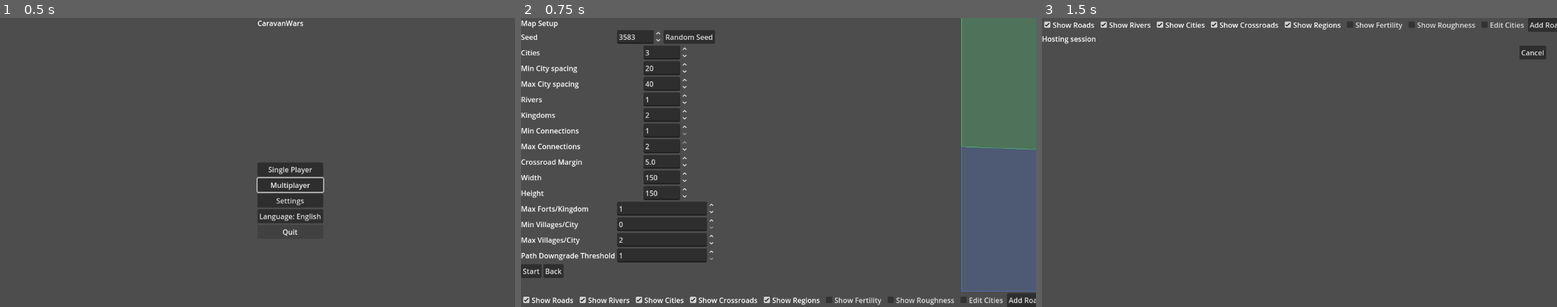
Above: before the commit, frames 1-3 (left to right).
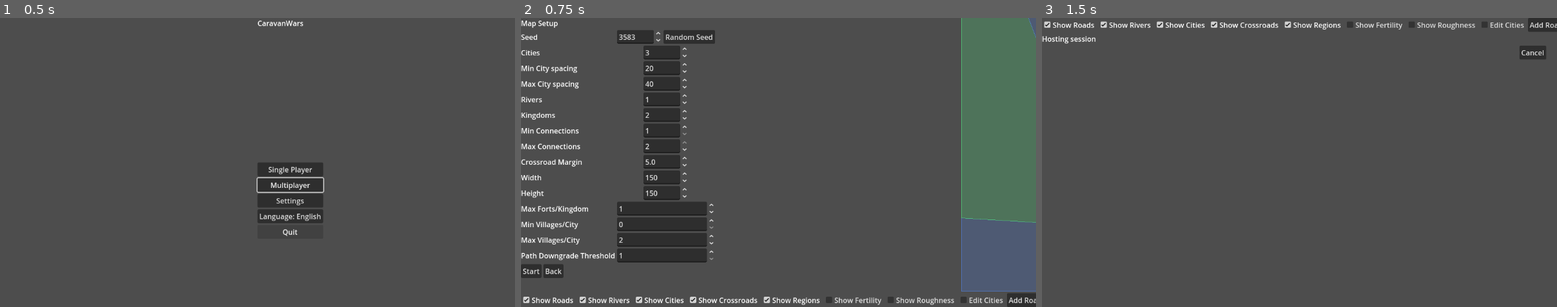
Above: after the commit, the same moments.

Repository: sepa79/CaravanWars
Game: Godot game, scene res://scenes/Main.tscn
The game is run twice, just before and just after one commit, with the same random seed, the same clock (stepped at 60 frames per second) and the same inputs.
Inputs:
- Up to frame 1 (0.5 s): no input
- Up to frame 2 (0.75 s): click "Single Player" at 0.5 s
- Up to frame 3 (1.5 s): click "Start" at 1.25 s

Frame 1 is identical in both runs. In frame 2, 3.7% of the frame differs, in the area x 85-100%, y 0-71%; in frame 3, nothing differs.

Commit message:
feat: bias village placement and link neighbouring regions

Diff:
--- a/game/mapgen/CityPlacer.gd
+++ b/game/mapgen/CityPlacer.gd
@@ -4,7 +4,7 @@
 var rng: RandomNumberGenerator
 var map_width: float = 150.0
 var map_height: float = 150.0
-var border_margin: float = 60.0
+var border_margin: float = 30.0
 
 func _init(_rng: RandomNumberGenerator) -> void:
     rng = _rng
@@ -17,7 +17,7 @@
     max_distance: float = 40.0,
     width: float = 150.0,
     height: float = 150.0,
-    border_margin: float = 60.0
+    border_margin: float = 30.0
 ) -> Array[Vector2]:
     map_width = width
     map_height = height
@@ -98,7 +98,7 @@
 ## Finds local maxima and keeps those spaced by at least `min_distance`.
 ## Returns a dictionary with `cities` Array[Vector2] and `capitals` Array[int]
 ## containing indexes of cities chosen as capitals.
-func select_city_sites(field: Array, cities_target: int, min_distance: float, border_margin: float = 60.0) -> Dictionary:
+func select_city_sites(field: Array, cities_target: int, min_distance: float, border_margin: float = 30.0) -> Dictionary:
     self.border_margin = border_margin
     var result: Dictionary = {"cities": [], "capitals": []}
     var h: int = field.size()
--- a/game/mapgen/MapGenerator.gd
+++ b/game/mapgen/MapGenerator.gd
@@ -100,11 +100,37 @@
         attempts += 1
     return points
 
+func _sample_field(field: Array, p: Vector2) -> float:
+    var h: int = field.size()
+    if h == 0:
+        return 0.0
+    var w: int = field[0].size()
+    var x: int = clamp(int(p.x), 0, w - 1)
+    var y: int = clamp(int(p.y), 0, h - 1)
+    return field[y][x]
+
+func _nearest_road_distance(roads: Dictionary, p: Vector2) -> float:
+    var edges: Dictionary = roads.get("edges", {})
+    var best: float = INF
+    for edge in edges.values():
+        var line: Array[Vector2] = edge.polyline
+        for j in range(line.size() - 1):
+            var a: Vector2 = line[j]
+            var b: Vector2 = line[j + 1]
+            var q: Vector2 = Geometry2D.get_closest_point_to_segment(p, a, b)
+            var d: float = p.distance_to(q)
+            if d < best:
+                best = d
+    return best
+
 func _sample_village_clusters(
     cities: Array[Vector2],
     min_per_city: int,
     max_per_city: int,
-    regions: Dictionary
+    regions: Dictionary,
+    roads: Dictionary,
+    fertility_field: Array,
+    roughness_field: Array
 ) -> Dictionary:
     var clusters: Dictionary = {}
     var spacing: float = params.min_city_distance * 0.5 - 0.01
@@ -116,9 +142,20 @@
             continue
         var region_id: int = i + 1
         var samples: Array[Vector2] = _poisson_ring(cities[i], 8.0, 30.0, spacing, regions, region_id)
-        if samples.size() > count:
-            samples.resize(count)
-        clusters[i + 1] = samples
+        var scored: Array = []
+        for p in samples:
+            var fert: float = _sample_field(fertility_field, p)
+            var rough: float = _sample_field(roughness_field, p)
+            var dist: float = _nearest_road_distance(roads, p)
+            var score: float = fert - rough - dist * 0.01
+            scored.append({"pos": p, "score": score})
+        scored.sort_custom(func(a, b): return a["score"] > b["score"])
+        var chosen: Array[Vector2] = []
+        for s in scored:
+            if chosen.size() >= count:
+                break
+            chosen.append(s["pos"])
+        clusters[i + 1] = chosen
     return clusters
 
 func generate() -> Dictionary:
@@ -140,7 +177,7 @@
     map_data["fertility"] = fertility_field
     map_data["roughness"] = roughness_field
     var city_stage := CityPlacerModule.new(rng)
-    var city_margin: float = 60.0
+    var city_margin: float = 30.0
     var city_info: Dictionary = city_stage.select_city_sites(
         fertility_field,
         params.city_count,
@@ -181,8 +218,17 @@
         var node = nodes.get(nid)
         if node != null:
             node.attrs["is_capital"] = true
-    var village_clusters: Dictionary = _sample_village_clusters(cities, params.min_villages_per_city, params.max_villages_per_city, regions)
+    var village_clusters: Dictionary = _sample_village_clusters(
+        cities,
+        params.min_villages_per_city,
+        params.max_villages_per_city,
+        regions,
+        roads,
+        fertility_field,
+        roughness_field
+    )
     road_stage.insert_villages(roads, village_clusters, params.village_downgrade_threshold)
+    road_stage.connect_neighbouring_villages(roads, regions)
     road_stage.insert_border_forts(roads, regions, 10.0, params.max_forts_per_kingdom, params.width, params.height)
     map_data["roads"] = roads
 
--- a/game/mapview/RoadNetwork.gd
+++ b/game/mapview/RoadNetwork.gd
@@ -6,6 +6,7 @@
 const MapNodeModule = preload("res://mapview/MapNode.gd")
 const EdgeModule = preload("res://mapview/Edge.gd")
 const DelaunayModule = preload("res://mapgen/Delaunay.gd")
+const REGION_EPS: float = 0.001
 
 func _lower_class(cls: String) -> String:
     match cls:
@@ -188,6 +189,124 @@
     roads["next_node_id"] = res["next_node_id"]
     roads["next_edge_id"] = res["next_edge_id"]
     _downgrade_village_branches(roads, downgrade_threshold)
+
+func _edge_length(edge: MapViewEdge) -> float:
+    var length: float = 0.0
+    for i in range(edge.polyline.size() - 1):
+        length += edge.polyline[i].distance_to(edge.polyline[i + 1])
+    return length
+
+func _shortest_path_length(nodes: Dictionary, edges: Dictionary, start_id: int, end_id: int) -> float:
+    var dist: Dictionary = {start_id: 0.0}
+    var visited: Dictionary = {}
+    while true:
+        var current: int = -1
+        var best: float = INF
+        for id in dist.keys():
+            if visited.get(id, false):
+                continue
+            var d: float = dist[id]
+            if d < best:
+                best = d
+                current = id
+        if current == -1:
+            break
+        if current == end_id:
+            return best
+        visited[current] = true
+        for e in edges.values():
+            if e.endpoints.has(current):
+                var next: int = e.endpoints[0] if e.endpoints[1] == current else e.endpoints[1]
+                var nd: float = best + _edge_length(e)
+                if nd < dist.get(next, INF):
+                    dist[next] = nd
+    return dist.get(end_id, INF)
+
+func _build_region_adjacency(regions: Dictionary) -> Dictionary:
+    var adjacency: Dictionary = {}
+    var edge_map: Dictionary = {}
+    for region in regions.values():
+        var pts: Array[Vector2] = region.boundary_nodes
+        for i in range(pts.size()):
+            var a: Vector2 = pts[i]
+            var b: Vector2 = pts[(i + 1) % pts.size()]
+            var key: String = _region_edge_key(a, b)
+            if not edge_map.has(key):
+                edge_map[key] = []
+            edge_map[key].append(region.id)
+    for key in edge_map.keys():
+        var ids: Array = edge_map[key]
+        if ids.size() == 2:
+            var a_id: int = ids[0]
+            var b_id: int = ids[1]
+            if not adjacency.has(a_id):
+                adjacency[a_id] = []
+            if not adjacency.has(b_id):
+                adjacency[b_id] = []
+            adjacency[a_id].append(b_id)
+            adjacency[b_id].append(a_id)
+    return adjacency
+
+func _region_edge_key(a: Vector2, b: Vector2) -> String:
+    var ax: int = int(round(a.x / REGION_EPS))
+    var ay: int = int(round(a.y / REGION_EPS))
+    var bx: int = int(round(b.x / REGION_EPS))
+    var by: int = int(round(b.y / REGION_EPS))
+    if ax > bx or (ax == bx and ay > by):
+        var tx: int = ax
+        var ty: int = ay
+        ax = bx
+        ay = by
+        bx = tx
+        by = ty
+    return "%s_%s_%s_%s" % [ax, ay, bx, by]
+
+func connect_neighbouring_villages(roads: Dictionary, regions: Dictionary) -> void:
+    var adjacency: Dictionary = _build_region_adjacency(regions)
+    var nodes: Dictionary = roads.get("nodes", {})
+    var edges: Dictionary = roads.get("edges", {})
+    var next_edge_id: int = roads.get("next_edge_id", 1)
+    var villages_by_region: Dictionary = {}
+    for node in nodes.values():
+        if node.type == MapNodeModule.TYPE_VILLAGE:
+            var rid: int = node.attrs.get("city_id", 0)
+            if not villages_by_region.has(rid):
+                villages_by_region[rid] = []
+            villages_by_region[rid].append(node.id)
+    for a_id in adjacency.keys():
+        for b_id in adjacency[a_id]:
+            if a_id > b_id:
+                continue
+            var ra = regions.get(a_id)
+            var rb = regions.get(b_id)
+            if ra == null or rb == null or ra.kingdom_id != rb.kingdom_id:
+                continue
+            var va: Array = villages_by_region.get(a_id, [])
+            var vb: Array = villages_by_region.get(b_id, [])
+            if va.is_empty() or vb.is_empty():
+                continue
+            var best_a: int = -1
+            var best_b: int = -1
+            var best_dist: float = INF
+            for va_id in va:
+                var va_node = nodes[va_id]
+                for vb_id in vb:
+                    var vb_node = nodes[vb_id]
+                    var d: float = va_node.pos2d.distance_to(vb_node.pos2d)
+                    if d < best_dist:
+                        best_dist = d
+                        best_a = va_id
+                        best_b = vb_id
+            if best_a == -1:
+                continue
+            var existing: float = _shortest_path_length(nodes, edges, best_a, best_b)
+            if existing <= best_dist:
+                continue
+            edges[next_edge_id] = EdgeModule.new(next_edge_id, "road", [nodes[best_a].pos2d, nodes[best_b].pos2d], [best_a, best_b], _lower_class("road"), {})
+            next_edge_id += 1
+    var res: Dictionary = _insert_crossroads(nodes, edges, roads.get("next_node_id", 1), next_edge_id)
+    roads["next_node_id"] = res["next_node_id"]
+    roads["next_edge_id"] = res["next_edge_id"]
 
 ## Inserts a node in the middle of an edge and splits the edge.
 func insert_node_on_edge(roads: Dictionary, edge_id: int, node_type: String) -> void:
Not shown, changed: CHANGELOG.md
Not shown, changed: docs/map/Plan_Generator_Lean.md
